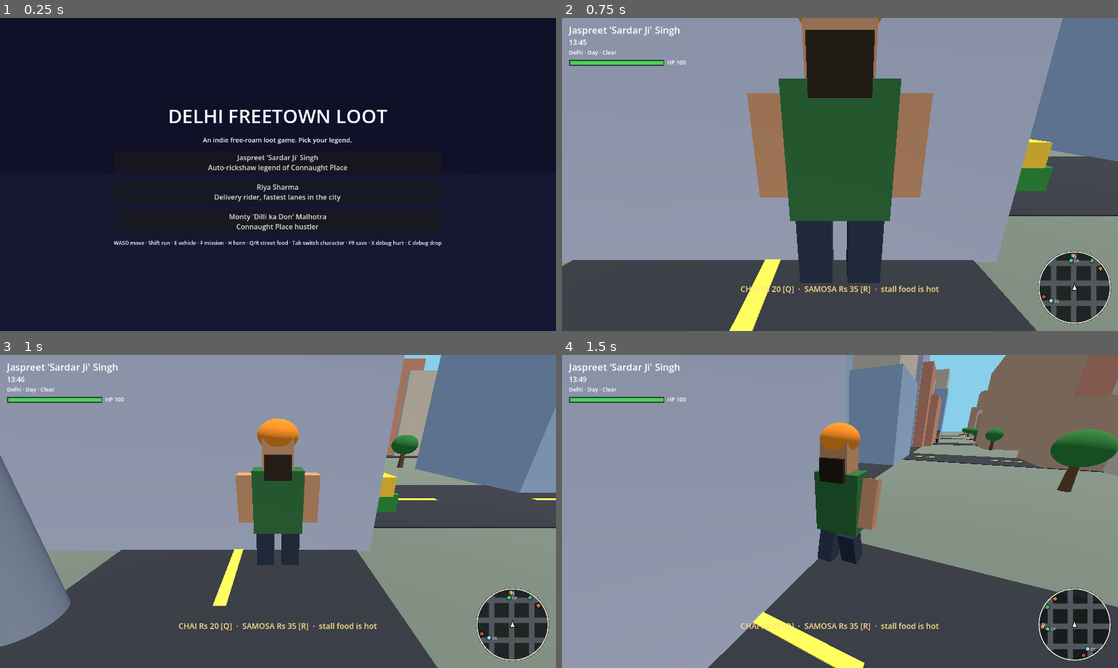
Above: before the commit, frames 1-4 (two rows, left to right).
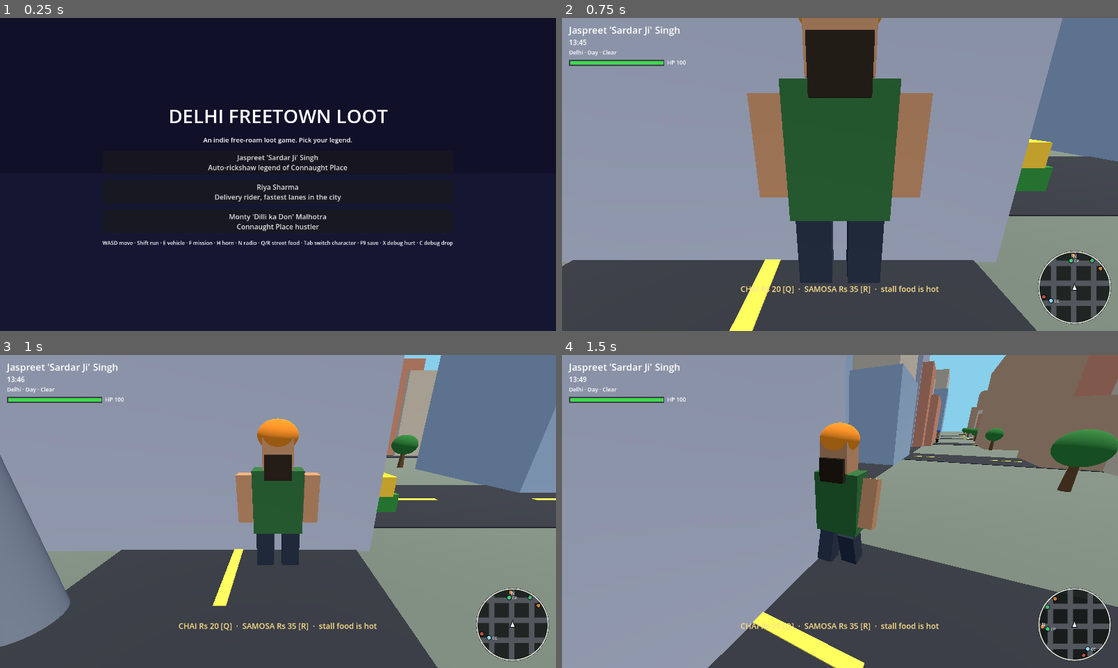
Above: after the commit, the same moments.

Repository: Ayushsahnios/delhi-freetown-loot
Game: Godot game, scene res://scenes/main.tscn
Two runs of this game, one before a commit and one after it. Both use one fixed random seed, a clock stepped at 60 frames per second and the inputs below.
Inputs:
- Up to frame 1 (0.25 s): no input
- Up to frame 2 (0.75 s): click "Jaspreet 'Sardar Ji' Singh Au…" at 0.5 s
- Up to frame 3 (1 s): no input
- Up to frame 4 (1.5 s): tap Enter (ui_accept) at 1.25 s; hold D (move_right) from 1.28 s (still down); hold Shift (run) from 1.28 s (still down); tap H (horn) at 1.35 s

The runs differ from the first frame. In frame 1, 1.4% of the frame differs, in the area x 18-82%, y 29-73%; in frame 2, nothing differs; in frame 3, nothing differs; in frame 4, nothing differs.
Error in both runs: Invalid assignment on read-only value (on base: 'Dictionary'). (res://scripts/missions.gd:49)

Commit message:
Radio: procedural music loops — 3 synthesized stations, in-vehicle HUD display
Closes #20

Diff:
--- a/scripts/game.gd
+++ b/scripts/game.gd
@@ -49,6 +49,7 @@
 	_add_keys("run", [KEY_SHIFT])
 	_add_keys("interact", [KEY_E])
 	_add_keys("horn", [KEY_H])
+	_add_keys("radio", [KEY_N])
 	_add_keys("buy_chai", [KEY_Q])
 	_add_keys("buy_samosa", [KEY_R])
 	_add_keys("switch_character", [KEY_TAB])
--- a/scripts/main.gd
+++ b/scripts/main.gd
@@ -16,6 +16,7 @@
 const PoliceScript := preload("res://scripts/police.gd")
 const MissionScript := preload("res://scripts/missions.gd")
 const AudioScript := preload("res://scripts/audio.gd")
+const RadioScript := preload("res://scripts/radio.gd")
 const MiniMapScript := preload("res://scripts/minimap.gd")
 const FoodScript := preload("res://scripts/food.gd")
 const WeatherScript := preload("res://scripts/weather.gd")
@@ -53,12 +54,14 @@
 var _dead := false
 var _impact_cd := 0.0
 var _audio: Node
+var _radio: Node
 var _minimap: Control
 var _food: Node
 var _hud_hp_bg: ColorRect
 var _hud_hp_fill: ColorRect
 var _hud_hp_text: Label
 var _hud_stars: Label
+var _hud_radio: Label
 var _police: Node
 var _missions: Node
 var _chaos_cd := 0.0
@@ -99,6 +102,9 @@
 	_audio = AudioScript.new()
 	add_child(_audio)
 	_audio.setup()
+	_radio = RadioScript.new()
+	add_child(_radio)
+	_radio.setup()
 	camera = Camera3D.new()
 	add_child(camera)
 	_build_hud()
@@ -466,6 +472,12 @@
 	_hud_stars.add_theme_color_override("font_color", Color(1.0, 0.83, 0.25))
 	_hud_stars.visible = false
 	layer.add_child(_hud_stars)
+	_hud_radio = Label.new()
+	_hud_radio.position = Vector2(824, 46)
+	_hud_radio.add_theme_font_size_override("font_size", 15)
+	_hud_radio.add_theme_color_override("font_color", Color(1.0, 0.83, 0.25))
+	_hud_radio.visible = false
+	layer.add_child(_hud_radio)
 	_flash = ColorRect.new()
 	_flash.color = Color(0.8, 0.05, 0.05, 0.0)
 	_flash.set_anchors_preset(Control.PRESET_FULL_RECT)
@@ -552,7 +564,7 @@
 		box.add_child(btn)
 
 	var hint := Label.new()
-	hint.text = "WASD move · Shift run · E vehicle · F mission · H horn · Q/R street food · Tab switch character · F9 save · X debug hurt · C debug drop"
+	hint.text = "WASD move · Shift run · E vehicle · F mission · H horn · N radio · Q/R street food · Tab switch character · F9 save · X debug hurt · C debug drop"
 	hint.add_theme_font_size_override("font_size", 12)
 	hint.horizontal_alignment = HORIZONTAL_ALIGNMENT_CENTER
 	box.add_child(hint)
@@ -649,6 +661,9 @@
 			_switch_character()
 		if Input.is_action_just_pressed("horn"):
 			_audio.horn()
+		if current_auto != null and Input.is_action_just_pressed("radio"):
+			_hud_radio.text = _radio.cycle_station()
+			_show_toast(_hud_radio.text)
 		if Input.is_action_just_pressed("debug_hurt"):
 			_health.damage(25.0)
 		if current_auto == null and Input.is_action_just_pressed("debug_fall"):
@@ -686,6 +701,7 @@
 		player.visible = true
 		current_auto.driver_inside = false
 		current_auto = null
+		_radio_off()
 		return
 	var best: CharacterBody3D = null
 	var best_d := 6.0
@@ -698,6 +714,7 @@
 		current_auto = best
 		current_auto.driver_inside = true
 		player.visible = false
+		_radio_on()
 		return
 	# No parked vehicle nearby: take over the closest ambient traffic vehicle.
 	# Traffic brakes for the player standing in its lane, so the nearest one
@@ -712,6 +729,19 @@
 		current_auto = v
 		current_auto.driver_inside = true
 		player.visible = false
+		_radio_on()
+
+
+func _radio_on() -> void:
+	## Ignition: head unit resumes the last station, HUD strip lights up.
+	_radio.set_active(true)
+	_hud_radio.text = _radio.label()
+	_hud_radio.visible = true
+
+
+func _radio_off() -> void:
+	_radio.set_active(false)
+	_hud_radio.visible = false
 
 
 # ---------------------------------------------------------------- switch
@@ -899,6 +929,7 @@
 		current_auto.driver_inside = false
 		current_auto = null
 		player.visible = true
+		_radio_off()
 	player.controls_enabled = false
 	var lm := _nearest_landmark(player.global_position)
 	_hud_msg.text = "DOWN & OUT"
@@ -959,6 +990,7 @@
 		current_auto.driver_inside = false
 		current_auto = null
 		player.visible = true
+		_radio_off()
 	player.controls_enabled = false
 	if _flash_tween != null and _flash_tween.is_valid():
 		_flash_tween.kill()
--- /dev/null
+++ b/scripts/radio.gd
@@ -0,0 +1,280 @@
+extends Node
+## Procedural in-vehicle radio — three synthesized station loops, zero assets.
+## Every station is rendered into a looping AudioStreamWAV once at setup().
+## Notes are mixed circularly (tails wrap past the loop point), so each
+## station loops seamlessly with no crossfade seams.
+
+const MIX_RATE := 22050
+const STATION_LABELS := [
+	"FM 108.0 · DHOL POWER",
+	"FM 92.6 · TUMBI GROOVE",
+	"FM 78.9 · MONSOON LOUNGE",
+]
+
+var _player: AudioStreamPlayer
+var _loops: Array[AudioStreamWAV] = []
+var _station := 0
+var _active := false
+var _rng := RandomNumberGenerator.new()
+
+
+func setup() -> void:
+	_rng.randomize()
+	_loops = [
+		_make_dhol_power(),
+		_make_tumbi_groove(),
+		_make_monsoon_lounge(),
+	]
+	_player = AudioStreamPlayer.new()
+	_player.stream = _loops[0]
+	_player.volume_db = -6.0
+	add_child(_player)
+
+
+func set_active(on: bool) -> void:
+	## Ignition switch: the head unit resumes the last station when on.
+	_active = on
+	if on:
+		_player.stream = _loops[_station]
+		if not _player.playing:
+			_player.play()
+	elif _player.playing:
+		_player.stop()
+
+
+func cycle_station() -> String:
+	## Next preset; returns the HUD label of the new station.
+	_station = (_station + 1) % STATION_LABELS.size()
+	_player.stream = _loops[_station]
+	if _active and not _player.playing:
+		_player.play()
+	return STATION_LABELS[_station]
+
+
+func label() -> String:
+	return STATION_LABELS[_station]
+
+
+# ---------------------------------------------------------------- stations
+
+func _make_dhol_power() -> AudioStreamWAV:
+	## Bhangra-tempo dhol groove: driving chaal kick/snare, pentatonic bass.
+	var bpm := 140.0
+	var eighth_s := 60.0 / bpm / 2.0
+	var eighth := _eighth_samples(bpm)
+	var loop_len := eighth * 32  # 4 bars of 8 eighths
+	var buf := PackedFloat32Array()
+	buf.resize(loop_len)
+	var riff := [82.41, 82.41, 98.0, 110.0, 82.41, 123.47, 110.0, 98.0]
+	for bar in 4:
+		var fill := bar == 3
+		for e in 8:
+			var at := (bar * 8 + e) * eighth
+			if e == 0 or e == 3 or e == 4:
+				_kick(buf, at, loop_len, 0.9)
+			if e == 1 or e == 2 or e >= 5:
+				_snare(buf, at, loop_len, 0.7 if fill and e >= 6 else 0.5)
+			if fill and e >= 6:
+				_snare(buf, at + eighth / 2, loop_len, 0.4)  # 16th-note roll
+			_hat(buf, at, loop_len, 0.14 if e % 2 == 0 else 0.09)
+			_bass(buf, at, loop_len, riff[e], eighth_s * 0.85, 0.5)
+	return _finish(buf)
+
+
+func _make_tumbi_groove() -> AudioStreamWAV:
+	## Plucked-string melody over a light Em–C–G–D backing.
+	var bpm := 118.0
+	var eighth_s := 60.0 / bpm / 2.0
+	var eighth := _eighth_samples(bpm)
+	var loop_len := eighth * 32
+	var buf := PackedFloat32Array()
+	buf.resize(loop_len)
+	var roots := [82.41, 130.81, 98.0, 146.83]
+	var melody := [
+		[329.63, 0.0, 392.0, 0.0, 440.0, 0.0, 493.88, 0.0],
+		[440.0, 0.0, 392.0, 0.0, 329.63, 0.0, 293.66, 0.0],
+		[329.63, 0.0, 392.0, 0.0, 493.88, 0.0, 587.33, 0.0],
+		[659.26, 0.0, 587.33, 0.0, 493.88, 0.0, 440.0, 0.0],
+	]
+	for bar in 4:
+		for e in 8:
+			var at := (bar * 8 + e) * eighth
+			if e == 0 or e == 4:
+				_kick(buf, at, loop_len, 0.7)
+			if e == 2 or e == 6:
+				_snare(buf, at, loop_len, 0.35)
+			if e % 2 == 1:
+				_hat(buf, at, loop_len, 0.07)
+			var note: float = melody[bar][e]
+			if note > 0.0:
+				_pluck(buf, at, loop_len, note, 0.22, 0.42)
+			if e == 0:
+				_bass(buf, at, loop_len, roots[bar], eighth_s * 5.0, 0.42)
+	return _finish(buf)
+
+
+func _make_monsoon_lounge() -> AudioStreamWAV:
+	## Slow detuned pads with a soft beat for rainy-night cruising.
+	var bpm := 92.0
+	var eighth_s := 60.0 / bpm / 2.0
+	var eighth := _eighth_samples(bpm)
+	var loop_len := eighth * 32
+	var buf := PackedFloat32Array()
+	buf.resize(loop_len)
+	var chords := [
+		[164.81, 196.0, 246.94],
+		[130.81, 164.81, 196.0],
+		[196.0, 246.94, 293.66],
+		[146.83, 185.0, 220.0],
+	]
+	var plucks := [
+		[0.0, 0.0, 0.0, 0.0, 0.0, 0.0, 0.0, 0.0],
+		[0.0, 0.0, 493.88, 0.0, 0.0, 440.0, 0.0, 0.0],
+		[0.0, 0.0, 0.0, 0.0, 392.0, 0.0, 0.0, 0.0],
+		[0.0, 0.0, 440.0, 0.0, 0.0, 0.0, 329.63, 0.0],
+	]
+	for bar in 4:
+		_pad(buf, bar * 8 * eighth, loop_len, chords[bar], eighth_s * 8.0, 0.16)
+		for e in 8:
+			var at := (bar * 8 + e) * eighth
+			if e == 0 or e == 4:
+				_kick(buf, at, loop_len, 0.5)
+			if e == 2 or e == 6:
+				_snare(buf, at, loop_len, 0.2)
+			if e == 3 or e == 7:
+				_hat(buf, at, loop_len, 0.05)
+			var note: float = plucks[bar][e]
+			if note > 0.0:
+				_pluck(buf, at, loop_len, note, 0.35, 0.3)
+	return _finish(buf)
+
+
+# ---------------------------------------------------------------- synthesis
+
+func _eighth_samples(bpm: float) -> int:
+	return int(round(60.0 / bpm / 2.0 * MIX_RATE))
+
+
+func _add(buf: PackedFloat32Array, i: int, loop_len: int, v: float) -> void:
+	## Circular mixdown: anything written past the loop end wraps to the
+	## head, which is what makes the rendered loop seamless.
+	buf[i % loop_len] += v
+
+
+func _kick(buf: PackedFloat32Array, at: int, loop_len: int, gain: float) -> void:
+	## Dhol-style open bass drum: sine with a fast pitch dive.
+	var frames := int(MIX_RATE * 0.2)
+	var tail := 400
+	var phase := 0.0
+	for i in frames:
+		var t := float(i) / MIX_RATE
+		var f := lerpf(130.0, 48.0, minf(t / 0.05, 1.0))
+		phase += TAU * f / MIX_RATE
+		var env := exp(-t * 22.0)
+		if i > frames - tail:
+			env *= float(frames - i) / tail
+		_add(buf, at + i, loop_len, sin(phase) * env * gain)
+
+
+func _snare(buf: PackedFloat32Array, at: int, loop_len: int, gain: float) -> void:
+	## Dhina: noise snap over a short 190 Hz body.
+	var frames := int(MIX_RATE * 0.09)
+	var tail := 300
+	var lp := 0.0
+	for i in frames:
+		var t := float(i) / MIX_RATE
+		var n := _rng.randf_range(-1.0, 1.0)
+		lp += (n - lp) * 0.35
+		var env := exp(-t * 42.0)
+		if i > frames - tail:
+			env *= float(frames - i) / tail
+		_add(buf, at + i, loop_len, (n * 0.6 + lp * 0.4 + sin(TAU * 190.0 * t) * 0.3) * env * gain)
+
+
+func _hat(buf: PackedFloat32Array, at: int, loop_len: int, gain: float) -> void:
+	var frames := int(MIX_RATE * 0.035)
+	var tail := 150
+	for i in frames:
+		var t := float(i) / MIX_RATE
+		var env := exp(-t * 90.0)
+		if i > frames - tail:
+			env *= float(frames - i) / tail
+		_add(buf, at + i, loop_len, _rng.randf_range(-1.0, 1.0) * env * gain)
+
+
+func _bass(buf: PackedFloat32Array, at: int, loop_len: int, freq: float, dur: float, gain: float) -> void:
+	## Square-through-lowpass bass with a plucky envelope.
+	var frames := int(MIX_RATE * dur)
+	var tail := 400
+	var phase := 0.0
+	var lp := 0.0
+	for i in frames:
+		var t := float(i) / MIX_RATE
+		phase += TAU * freq / MIX_RATE
+		var raw := signf(sin(phase)) * 0.5 + sin(phase) * 0.5
+		lp += (raw - lp) * 0.09
+		var env := minf(t / 0.005, 1.0) * exp(-t * 5.0)
+		if i > frames - tail:
+			env *= float(frames - i) / tail
+		_add(buf, at + i, loop_len, lp * env * gain)
+
+
+func _pluck(buf: PackedFloat32Array, at: int, loop_len: int, freq: float, dur: float, gain: float) -> void:
+	## Tumbi-style pluck: fundamental plus a slightly detuned octave.
+	var frames := int(MIX_RATE * dur)
+	var tail := 400
+	var p1 := 0.0
+	var p2 := 0.0
+	for i in frames:
+		var t := float(i) / MIX_RATE
+		p1 += TAU * freq / MIX_RATE
+		p2 += TAU * freq * 2.003 / MIX_RATE
+		var env := minf(t / 0.004, 1.0) * exp(-t * 9.0)
+		if i > frames - tail:
+			env *= float(frames - i) / tail
+		_add(buf, at + i, loop_len, (sin(p1) * 0.62 + sin(p2) * 0.3) * env * gain)
+
+
+func _pad(buf: PackedFloat32Array, at: int, loop_len: int, freqs: Array, dur: float, gain: float) -> void:
+	## Detuned sine chord bed, raised-cosine window over the whole bar.
+	var frames := int(MIX_RATE * dur)
+	var attack := int(MIX_RATE * 0.5)
+	var release := int(MIX_RATE * 0.6)
+	var n := freqs.size()
+	var p_up := PackedFloat32Array()
+	p_up.resize(n)
+	var p_dn := PackedFloat32Array()
+	p_dn.resize(n)
+	for i in frames:
+		var env := 1.0
+		if i < attack:
+			env = 0.5 - 0.5 * cos(TAU * float(i) / float(2 * attack))
+		elif i > frames - release:
+			env = 0.5 - 0.5 * cos(TAU * float(frames - i) / float(2 * release))
+		var v := 0.0
+		for j in n:
+			var f := float(freqs[j])
+			p_up[j] += TAU * f * 1.003 / MIX_RATE
+			p_dn[j] += TAU * f * 0.997 / MIX_RATE
+			v += sin(p_up[j]) + sin(p_dn[j])
+		_add(buf, at + i, loop_len, v * env * gain / float(n))
+
+
+func _finish(buf: PackedFloat32Array) -> AudioStreamWAV:
+	var peak := 0.001
+	for v in buf:
+		peak = maxf(peak, absf(v))
+	var gain := 0.72 / peak
+	var bytes := PackedByteArray()
+	bytes.resize(buf.size() * 2)
+	for i in buf.size():
+		bytes.encode_s16(i * 2, int(clampf(buf[i] * gain, -1.0, 1.0) * 32767.0))
+	var wav := AudioStreamWAV.new()
+	wav.format = AudioStreamWAV.FORMAT_16_BITS
+	wav.mix_rate = MIX_RATE
+	wav.stereo = false
+	wav.data = bytes
+	wav.loop_mode = AudioStreamWAV.LOOP_FORWARD
+	wav.loop_begin = 0
+	wav.loop_end = buf.size()
+	return wav
Not shown, added: scripts/radio.gd.uid
Not shown, changed: README.md
